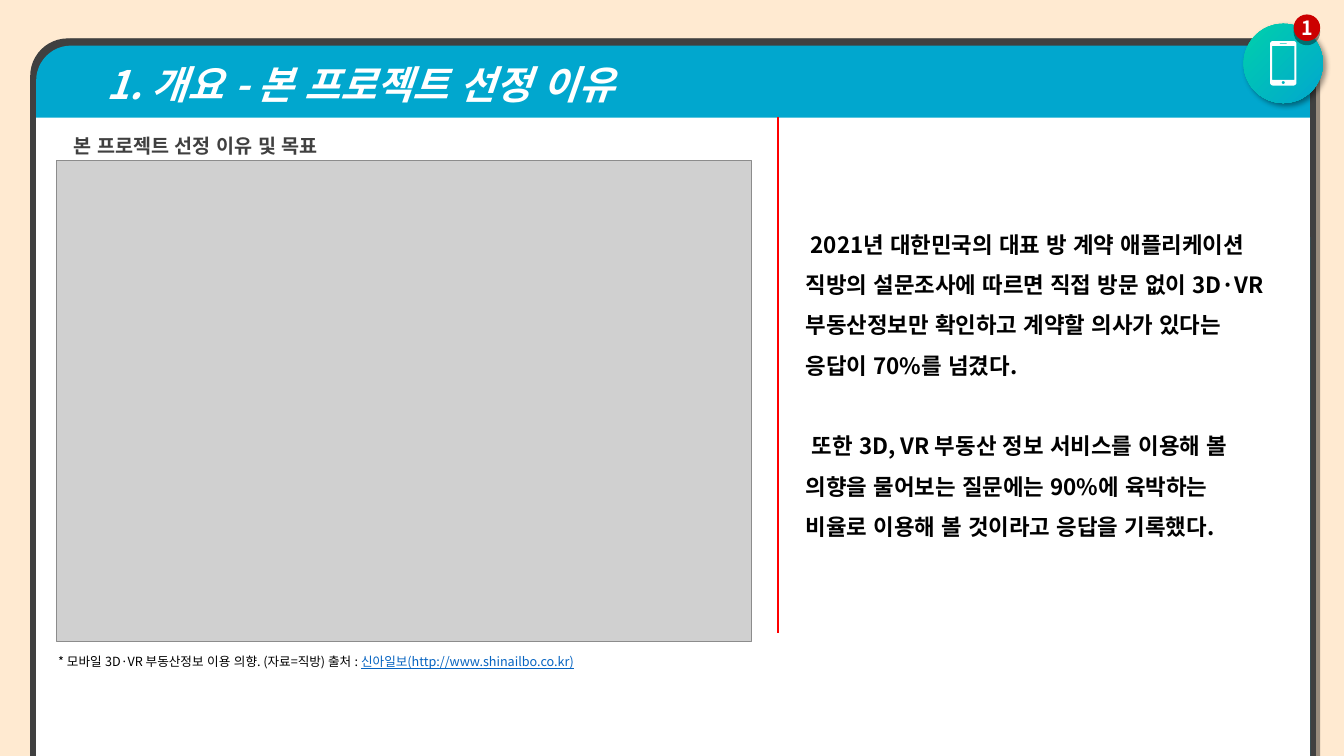
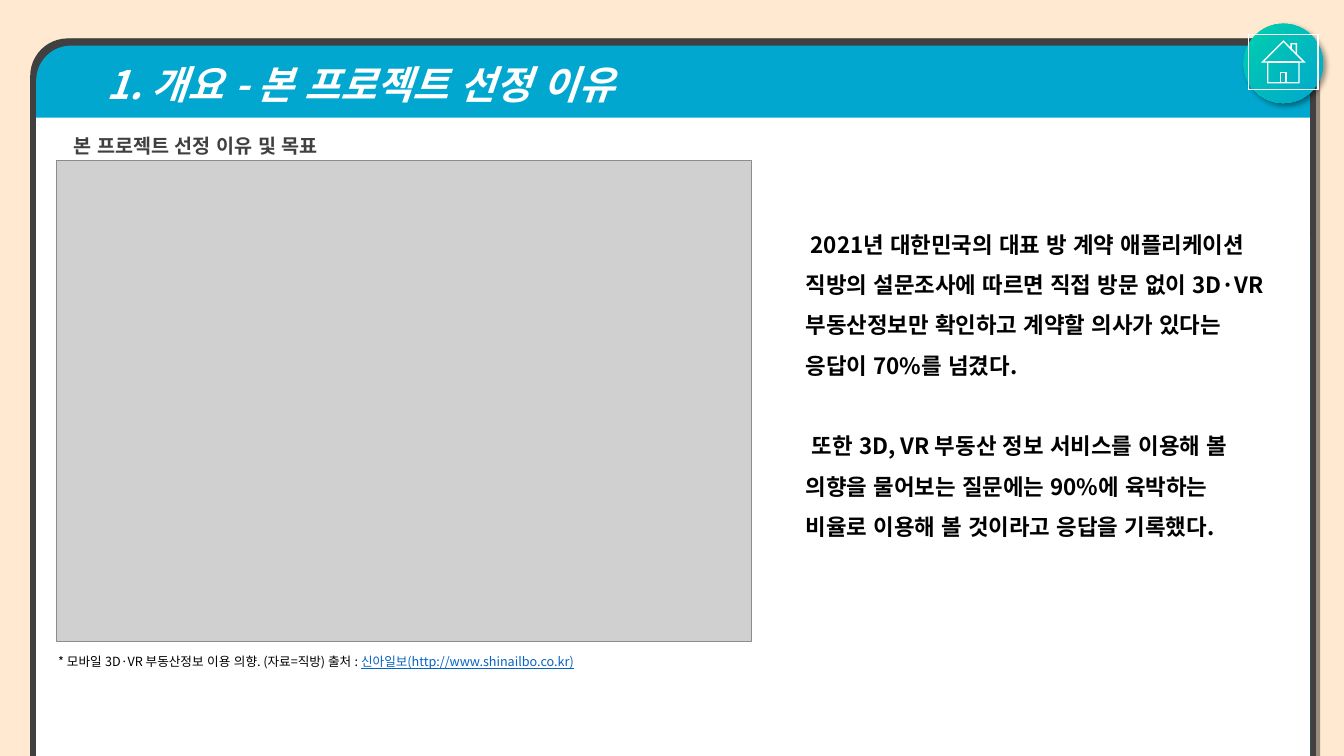
Before and after one commit to jangho1016/2022_1_CapstoneDesign, a slide deck: slide 3 of Final Assignments/파라노이드 팀 발표용 PPT.pptx. Drawn at 1344x756 pixels with LibreOffice and Linux fonts; fonts in the diff are those of the drawing; grey boxes stand for pictures. Boxes give left, top, right and bottom in pixels: in the first picture for what was removed or moved away, otherwise in the second. Text is boxed around its words. In the diff, an @@ line names an element or a change of style, - is before the commit and + after.

```diff
--- a/Final Assignments/파라노이드 팀 발표용 PPT.pptx
+++ b/Final Assignments/파라노이드 팀 발표용 PPT.pptx
@@ ellipse removed at (1294,14,1320,40) @@
-1
@@ action button home added at (1249,34,1319,90), outline #FFFFFF 1 pt @@
@@ freeform shape removed at (1270,41,1297,86) @@
@@ line removed from (778, 117) to (778, 633) @@
```
Also in this commit, not shown: 7 other slides changed, 1 slide removed.
